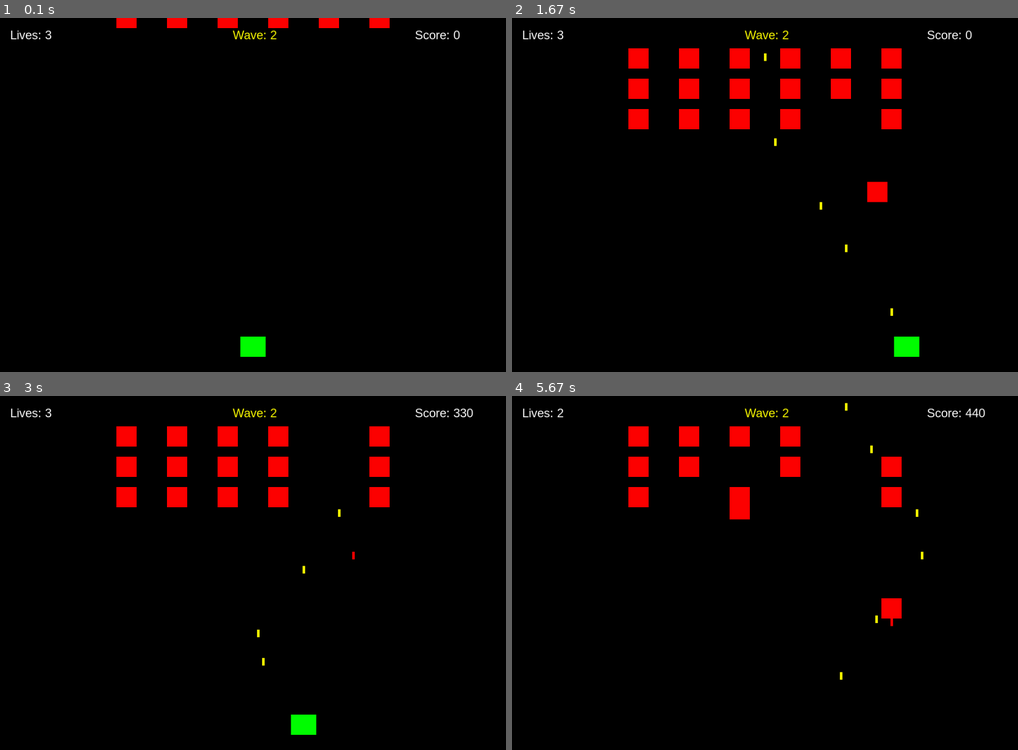
Above: before the commit, frames 1-4 (two rows, left to right).
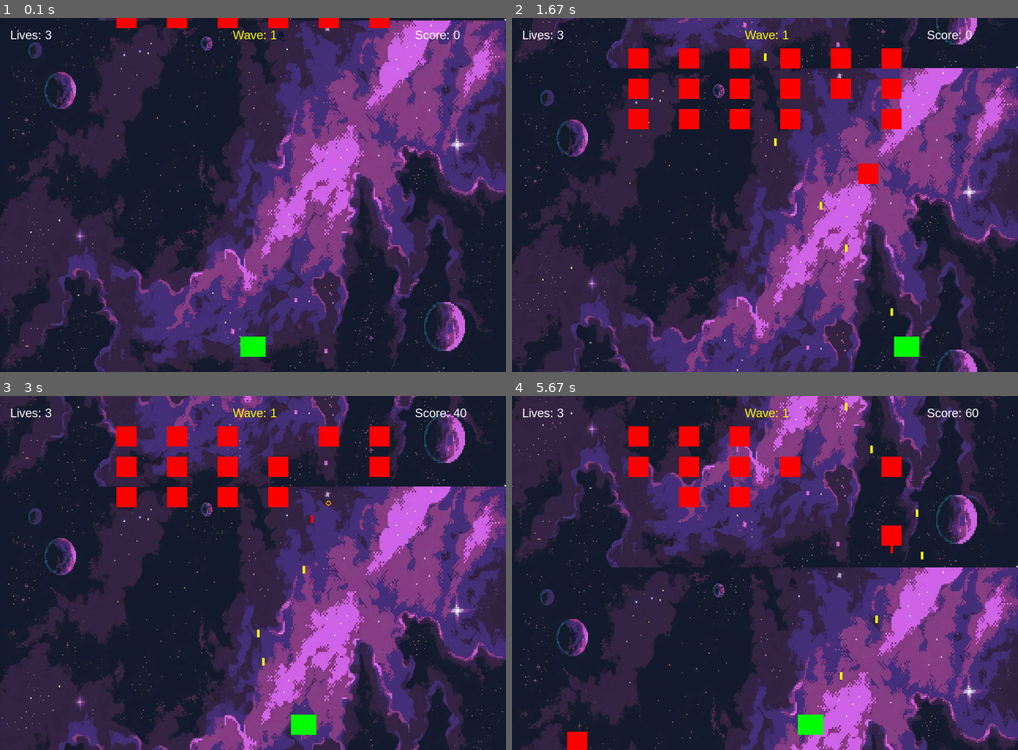
Above: after the commit, the same moments.

Repository: Waflya121/Pygame
Game: pygame game, started from Звездные воители/main.py
Same seed, same stepped clock (60 frames per second), same inputs: the game is played once before the commit and once after it.
Inputs:
- Up to frame 1 (0.1 s): no input
- Up to frame 2 (1.67 s): tap Space at 0.33, 0.73, 1.03, 1.23, 1.53 s; hold Right 0.67-1.13 s; hold Right 1.17-1.63 s
- Up to frame 3 (3 s): hold Left 1.67-2.2 s; tap Space at 1.73, 2.03, 2.3, 2.6, 2.73 s; hold Left 2.23-2.63 s; hold Right from 2.67 s (still down)
- Up to frame 4 (5.67 s): tap Space at 3.03, 3.4, 3.7, 3.9, 4.2, 4.4, 4.7, 4.9, 5.2, 5.47 s; release Right at 3.3 s; hold Left 3.33-3.8 s; hold Right 3.83-4.3 s; hold Right 4.33-4.8 s; hold Left 4.83-5.37 s; hold Left from 5.4 s (still down)

The runs differ from the first frame. In frame 1, 99% of the frame differs, in the area x 0-100%, y 0-100%; in frame 2, 96%; in frame 3, 97%; in frame 4, 98%.

Commit message:
Implement background image and scrolling feature
Added background image and scrolling effect to the game.

Diff:
--- a/Звездные воители/game.py
+++ b/Звездные воители/game.py
@@ -9,6 +9,8 @@
 class Game:
     def __init__(self, screen):
         self.screen = screen
+        self.bg_image = pygame.image.load("background.png").convert()
+        self.bg_image = pygame.transform.scale(self.bg_image, (WIDTH, HEIGHT))
         self.reset_game()
 
     def reset_game(self):
@@ -17,12 +19,13 @@
         self.score = 0
         self.bullets = []
         self.enemy_bullets = []
+        self.bg_y = 0
+        self.bg_speed = 1
         self.enemies = []
         self.explosions = []
         self.wave_count = 0
         self.is_game_over = False
         self.last_attack_time = pygame.time.get_ticks()
-        self.spawn_wave()
 
     def spawn_wave(self):
         self.enemies.clear()
@@ -51,7 +54,7 @@
                     self.explosions.append(vf.ExplosionCircle(e.x + 20, e.y + 20)) # Взрыв врага
                     if b in self.bullets: self.bullets.remove(b)
                     if e in self.enemies: self.enemies.remove(e)
-                    self.score += 100 + (self.wave_count - 1) * 10
+                    self.score += 10 + (self.wave_count - 1) * 10
                     break
 
         # Пули врагов
@@ -80,6 +83,10 @@
     def update(self):
         if self.is_game_over: return
 
+        self.bg_y += self.bg_speed
+        if self.bg_y >= HEIGHT:
+            self.bg_y = 0
+
         self.player.update()
 
         for exp in self.explosions[:]:
@@ -101,11 +108,15 @@
             eb.update()
             if eb.y > HEIGHT: self.enemy_bullets.remove(eb)
 
-        for e in self.enemies: e.update()
-        if not self.enemies: self.spawn_wave()
+        for e in self.enemies:
+            e.update()
+
+        if not self.enemies:
+            self.spawn_wave()
 
     def draw(self):
-        self.screen.fill(BLACK)
+        self.screen.blit(self.bg_image, (0, self.bg_y))
+        self.screen.blit(self.bg_image, (0, self.bg_y - HEIGHT))
 
         if not self.is_game_over:
             self.player.draw(self.screen)
